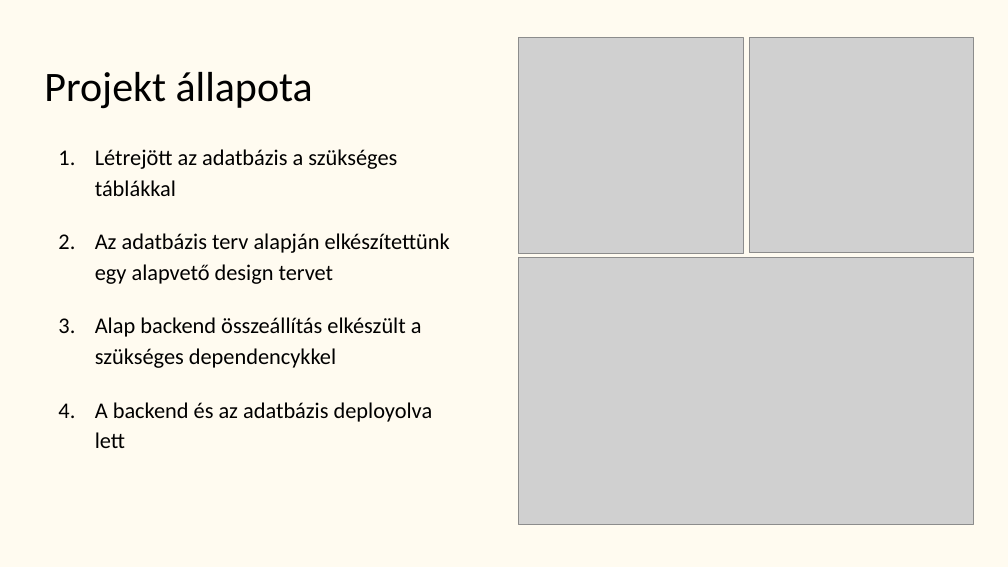
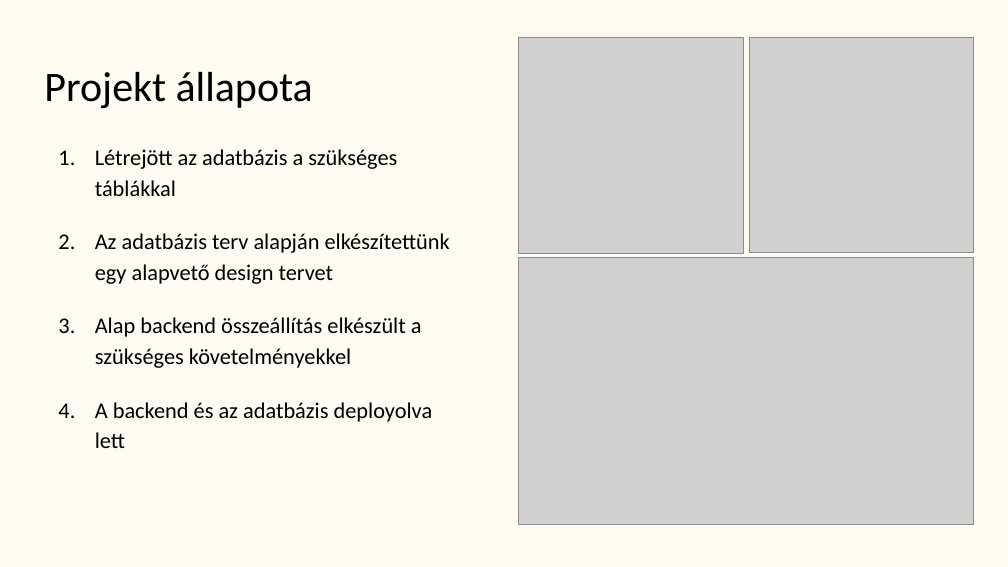
Before and after one commit to szabot1/ikt, a slide deck: slide 2 of docs/bemutato1.pptx. Drawn at 1008x567 pixels with LibreOffice and Linux fonts; fonts in the diff are those of the drawing; grey boxes stand for pictures. Boxes give left, top, right and bottom in pixels: in the first picture for what was removed or moved away, otherwise in the second. Text is boxed around its words. In the diff, an @@ line names an element or a change of style, - is before the commit and + after.

```diff
--- a/docs/bemutato1.pptx
+++ b/docs/bemutato1.pptx
@@ text at (x1=95, y1=317, x2=422, y2=368): text changed @@
-3. Alap backend összeállítás elkészült a szükséges dependencykkel
+3. Alap backend összeállítás elkészült a szükséges követelményekkel
```
Also in this commit, not shown: 1 other slide changed.
